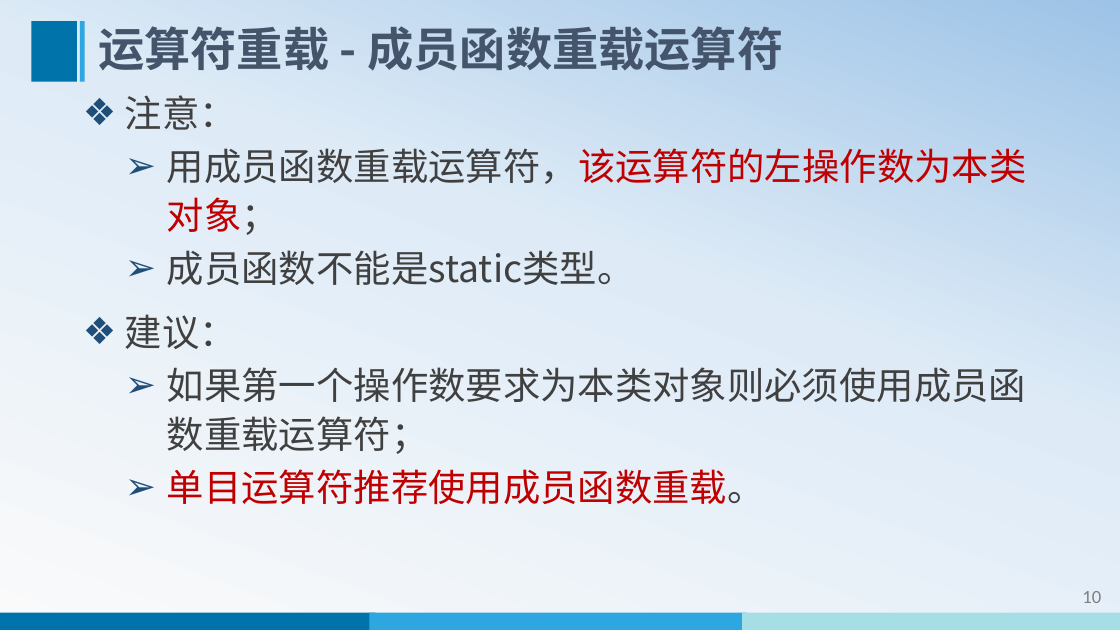
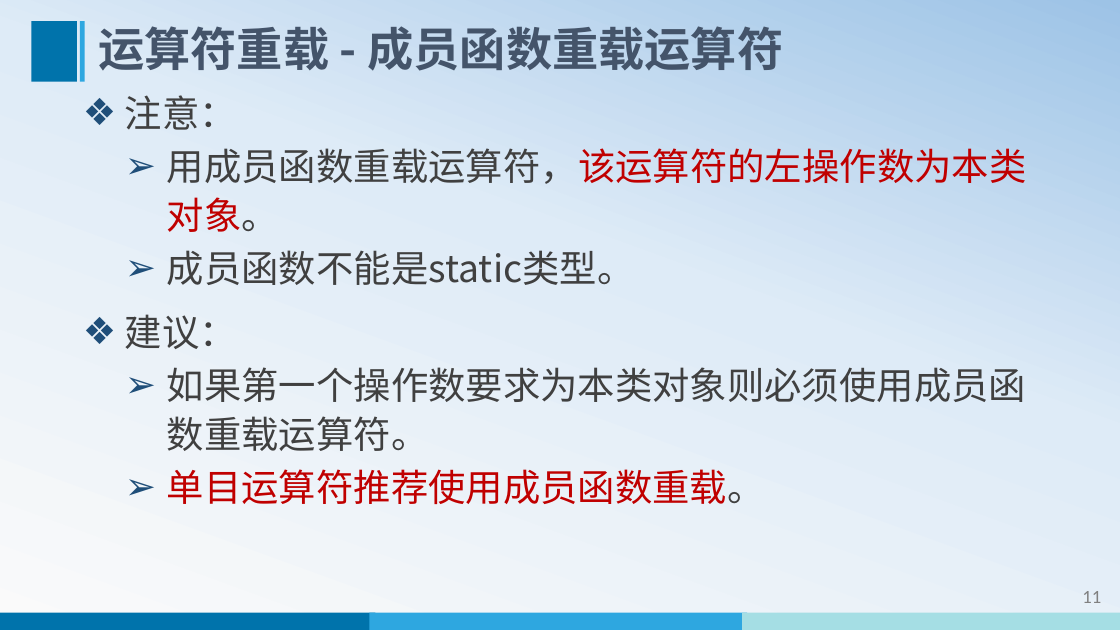
Before and after one commit to WeiMuYang/course-for-class, a slide deck: slide 12 of 16-object-oriented-programming-Cpp/01-oop-cpp-ppt/14-运算符重载.pptx (slide 11 before the commit). Drawn at 1120x630 pixels with LibreOffice and Linux fonts; fonts in the diff are those of the drawing. Boxes give left, top, right and bottom in pixels: in the first picture for what was removed or moved away, otherwise in the second. Text is boxed around its words. In the diff, an @@ line names an element or a change of style, - is before the commit and + after.

Commit message:
更新14-运算符重载

```diff
--- a/16-object-oriented-programming-Cpp/01-oop-cpp-ppt/14-运算符重载.pptx
+++ b/16-object-oriented-programming-Cpp/01-oop-cpp-ppt/14-运算符重载.pptx
@@ text at (167,148,1027,232): text changed @@
-  ➢ 用成员函数重载运算符，该运算符的左操作数为本类对象；
+  ➢ 用成员函数重载运算符，该运算符的左操作数为本类对象。
@@ text at (167,367,1026,451): text changed @@
-  ➢ 如果第一个操作数要求为本类对象则必须使用成员函数重载运算符；
+  ➢ 如果第一个操作数要求为本类对象则必须使用成员函数重载运算符。
@@ page number at (1082,591,1101,603): text changed @@
-10
+11
```
Also in this commit, not shown: 17 other slides changed, 28 slides added, 1 slide removed.
